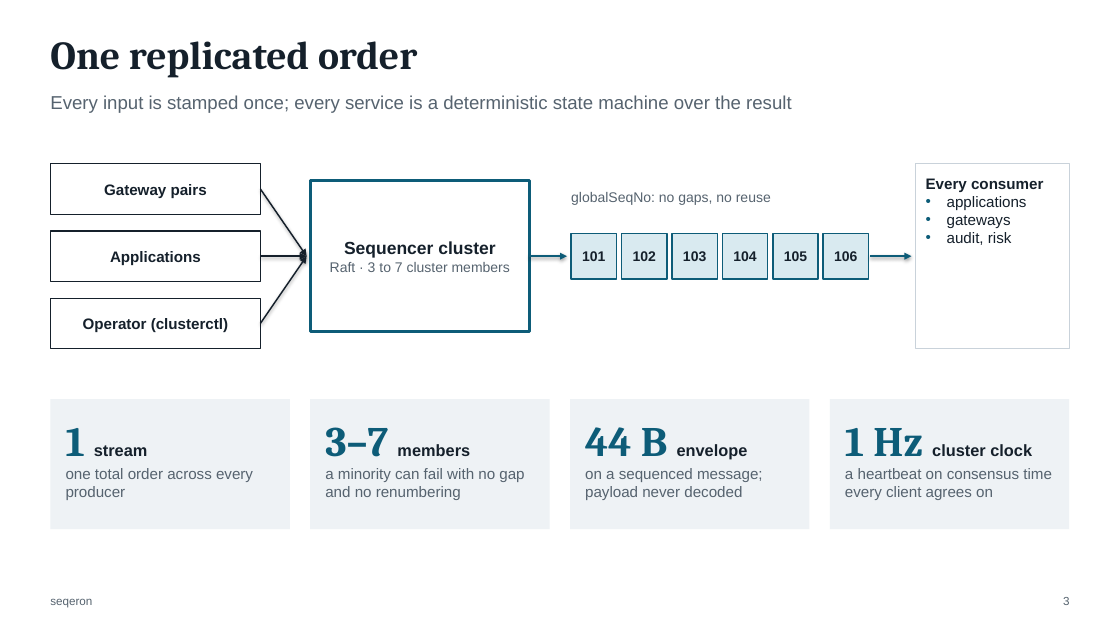
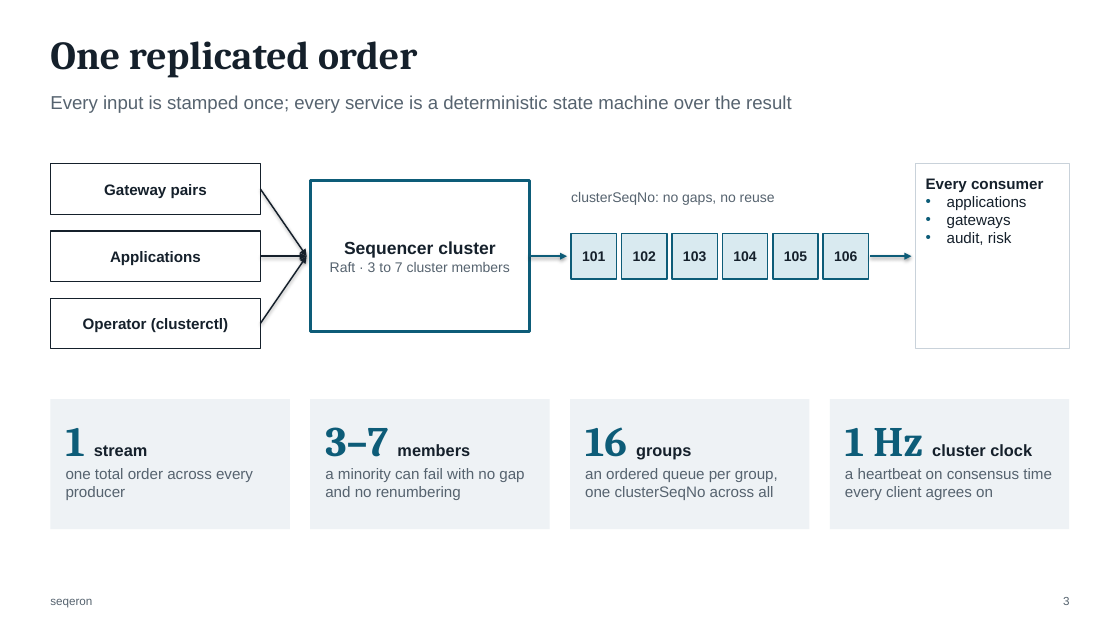
Before and after one commit to FredrikJDahlberg/seqeron, a slide deck: slide 3 of doc/presentation/seqeron-architecture.pptx. Drawn at 1120x630 pixels with LibreOffice and Linux fonts; fonts in the diff are those of the drawing. Boxes give left, top, right and bottom in pixels: in the first picture for what was removed or moved away, otherwise in the second. Text is boxed around its words. In the diff, an @@ line names an element or a change of style, - is before the commit and + after.

```diff
--- a/doc/presentation/seqeron-architecture.pptx
+++ b/doc/presentation/seqeron-architecture.pptx
@@ text at (571, 192, 775, 205): text changed @@
-globalSeqNo: no gaps, no reuse
+clusterSeqNo: no gaps, no reuse
@@ text in rectangle at (585, 427, 778, 500): text changed @@
-44 B envelope
-on a sequenced message; payload never decoded
+16 groups
+an ordered queue per group, one clusterSeqNo across all
```
Also in this commit, not shown: 16 other slides changed, 1 slide added, 31 slides removed, 60 other files.
